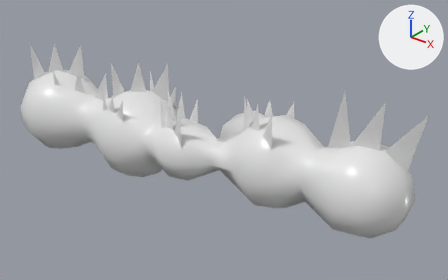
The OBJ model medieval_level/earth.obj as it was, and as the next commit left it.
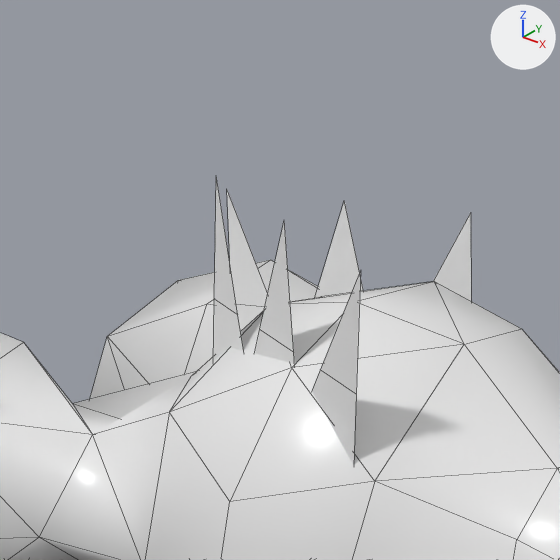
The first picture shows the older version from a 50 mm lens placed at (14.11, -14.58, 9.66), pointed at (1.95, 0.61, 0.24). The close-ups show both versions on the part from 45% to 70% of the width and 21% to 60% of the height of that picture; other places that the commit changed are outside them. Lighting does not change. The marker at upper right points along +X, +Y and +Z. The close-ups show mesh edges as thin lines. Where no turn or scale is listed for an object, it has been applied to the vertices.

Before the edit, the objects in view are built like this:
```python
me_mball_006_mesh = bpy.data.meshes.new('Mball.006_Mesh')
me_mball_006_mesh.from_pydata(...)  # 213 vertices, 320 faces; spans x -6.7..8.9, y -2.4..3.1, z -1.6..1.9
me_mball_006_mesh.materials.append(mat_none)  # white #e7e7e7
me_plane_008 = bpy.data.meshes.new('Plane.008')
me_plane_008.from_pydata(...)  # 130 vertices, 60 faces; spans x -5.98..8.9, y -1.73..1.47, z 0.19..3.5
me_plane_008.materials.append(mat_none)  # white #e7e7e7
ob_mball_006_mesh = bpy.data.objects.new('Mball.006_Mesh', me_mball_006_mesh)
ob_mball_006_mesh.location = (0.0, 0.0, 0.0)
ob_plane_008 = bpy.data.objects.new('Plane.008', me_plane_008)
ob_plane_008.location = (0.0, 0.0, 0.0)
```
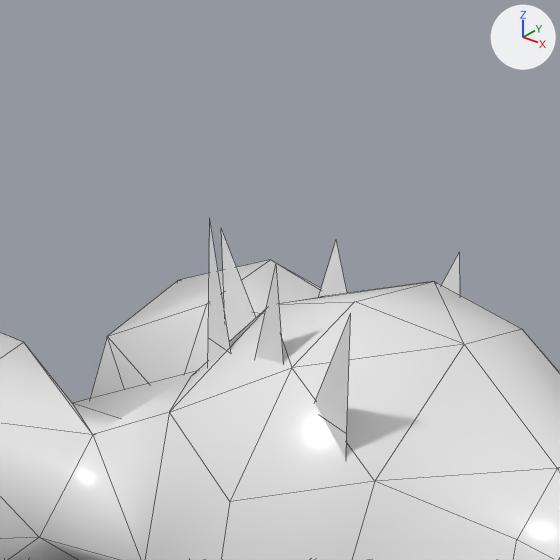
Where the change shows, as pixel boxes [x1, y1, x2, y2] in the close-ups (560 x 560 px; the box of a moved part takes in the faces that stretch with it):
'Plane.008', reshaped: before [214, 178, 471, 465]; after [208, 222, 460, 459]
part 1 of me_plane_008, moved or reshaped: before [214, 178, 360, 465]; after [208, 222, 350, 459]
part 2 of me_plane_008, moved or reshaped: before [227, 190, 471, 331]; after [221, 229, 460, 342]

Diff of the bpy script that builds the scene:
```diff
--- a/medieval_level/earth.obj.py
+++ b/medieval_level/earth.obj.py
@@ me_plane_008 @@
 me_plane_008.from_pydata(...)  # 130 vertices, 60 faces; spans x -5.98..8.9, y -1.73..1.47, z 0.19..3.5
 # used by ob_plane_008; location = (0.0, 0.0, 0.0)
+# me_plane_008 part 1: the loose piece of 13 vertices spanning x 3.43..4.97, y -0.93..-0.24, z 1.19..2.61 is scaled about its middle by 0.986, then moved by (-0.05, 0.0, -0.28)
+# me_plane_008 part 2: the loose piece of 13 vertices spanning x 2.56..4.28, y 1.05..1.47, z 0.49..1.99 is scaled about its middle by 0.986, then moved by (-0.04, -0.02, -0.27)
 me_plane_008.materials.append(mat_none)
```
